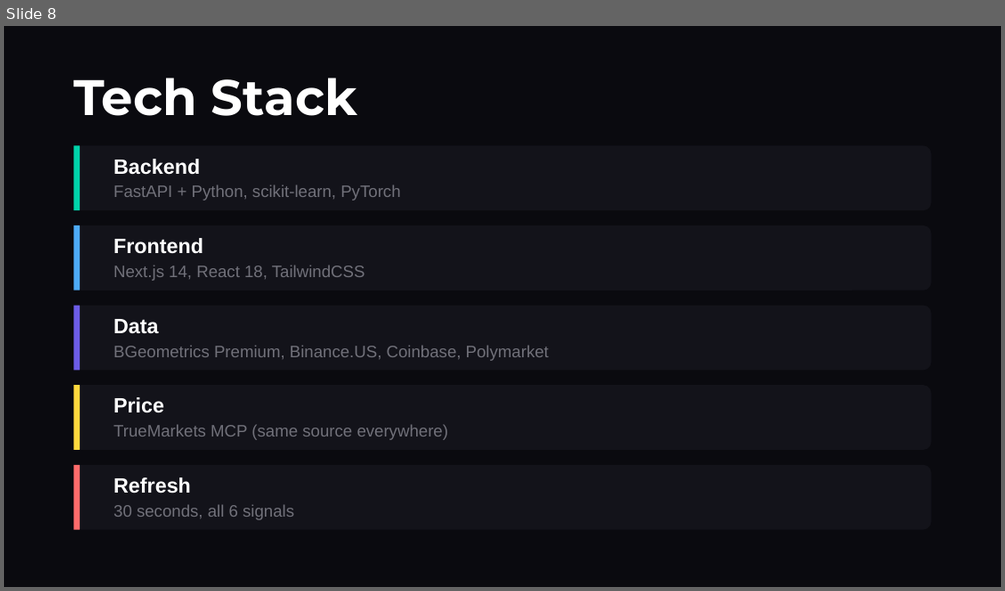
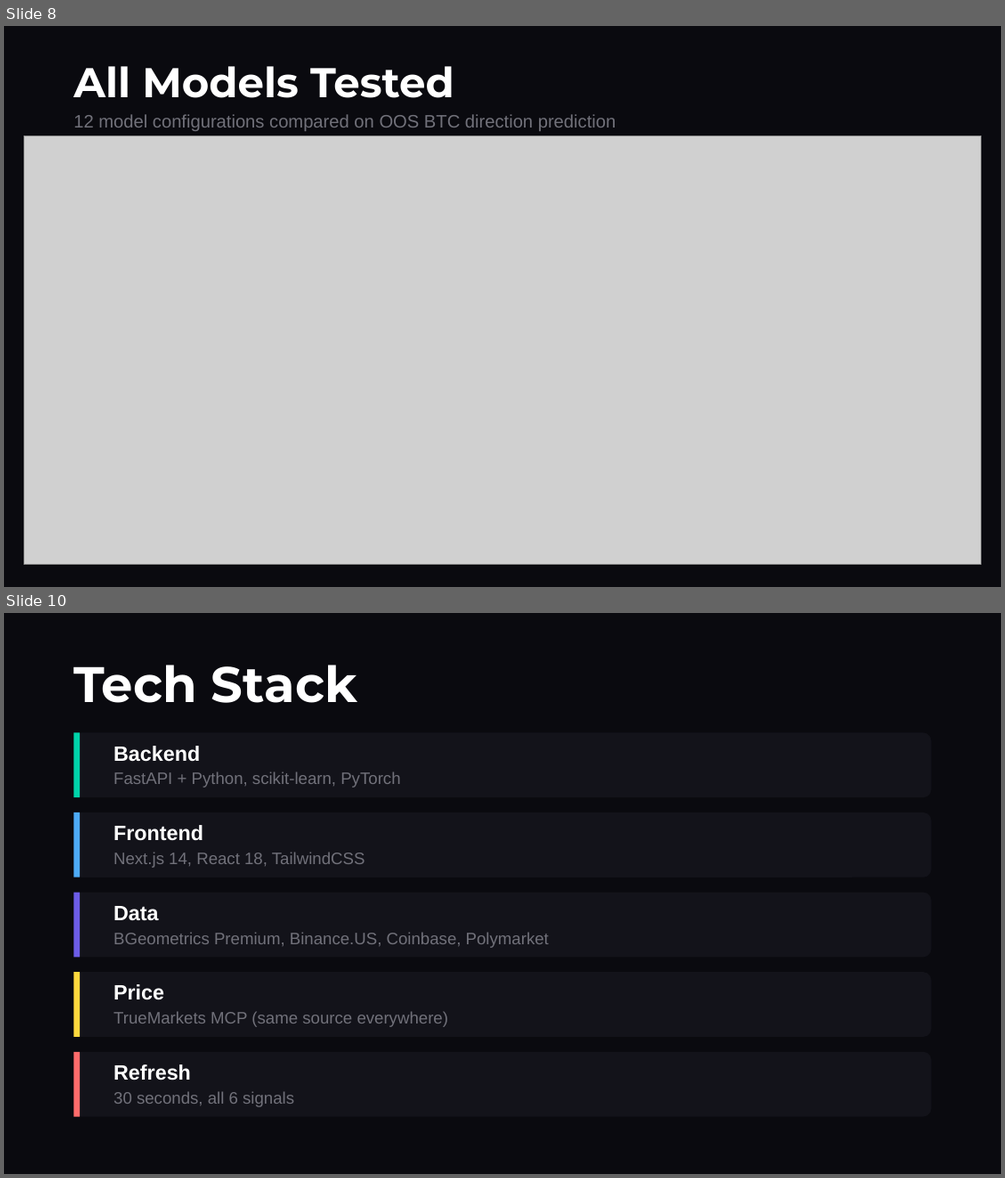
Before and after one commit to saieshagupta-cpu/truemarkets-predictions, a slide deck: TrueMarkets_Pitch_Deck.pptx. Shown one above the other, each under a label of ours: slide 8 before the commit, slides 8 and 10 after it; the slides between them are not shown. The pictures are 1005x591 and 1005x1178 pixels, drawn with LibreOffice and Linux fonts; fonts in the diff are those of the drawing; grey boxes stand for pictures. Boxes give left, top, right and bottom in pixels: in the first picture for what was removed or moved away, otherwise in the second. Text is boxed around its words. In the diff, an @@ line names an element or a change of style, - is before the commit and + after.

```diff
--- a/TrueMarkets_Pitch_Deck.pptx
+++ b/TrueMarkets_Pitch_Deck.pptx
@@ slide 8 added at (4,26,1001,587), background #0A0A0F @@
@@ text added at (73,66,454,98), 30 pt, text #FFFFFF, bold @@
+All Models Tested
@@ text added at (73,114,615,131), 13 pt, text #71717A @@
+12 model configurations compared on OOS BTC direction prediction
@@ picture added at (24,135,981,564) @@
@@ what was slide 8 is now slide 10 @@
```
Also in this commit, not shown: 1 other slide added, 2 other files.
